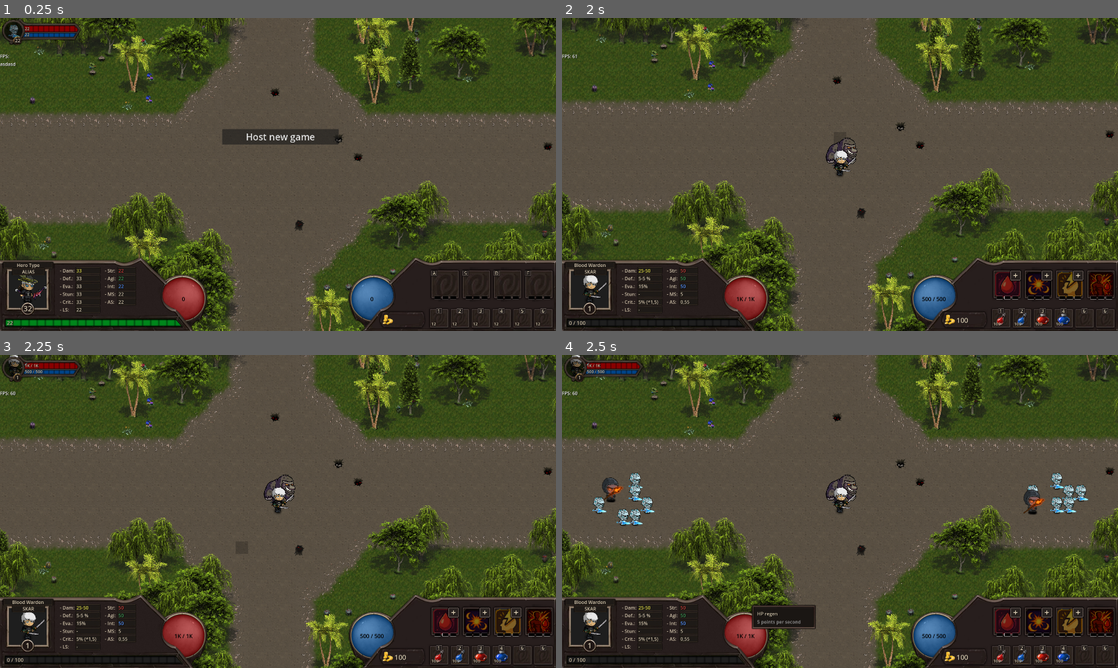
Above: before the commit, frames 1-4 (two rows, left to right).
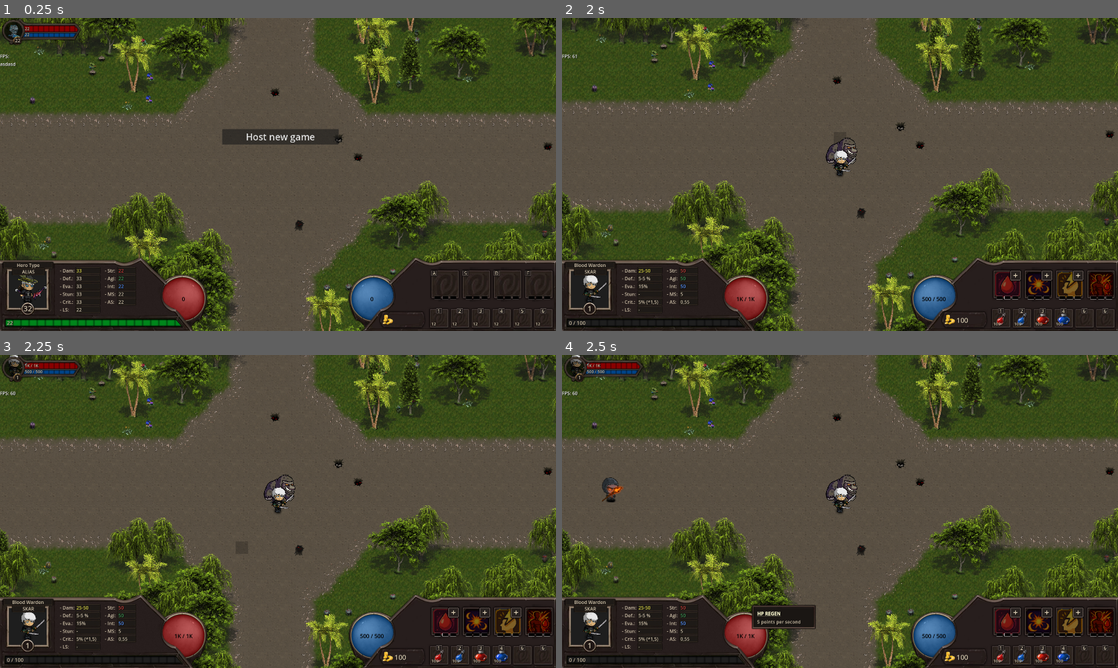
Above: after the commit, the same moments.

Repository: LucasJappert/moomoo-lan-party
Game: Godot game, scene res://scenes/my_main_scene.tscn
The game is run twice, just before and just after one commit, with the same random seed, the same clock (stepped at 60 frames per second) and the same inputs.
Inputs (mouse positions are in pixels of both pictures, inside the frame that each line leads up to):
- Up to frame 1 (0.25 s): no input
- Up to frame 2 (2 s): tap Enter at 0.5 s; drag from (745, 299) to (934, 299) at 0.52 s; click "Host new game" at 1.25 s
- Up to frame 3 (2.25 s): tap Space at 2 s; drag from (278, 505) to (183, 636) at 2.02 s
- Up to frame 4 (2.5 s): no input

Frames 1-3 are identical in both runs. In frame 4, 1.2% of the frame differs, in the area x 5-95%, y 37-87%.

Commit message:
Add information about different levels in skill descriptions

Diff:
--- a/scenes/general_objects/tooltip_scene.tscn
+++ b/scenes/general_objects/tooltip_scene.tscn
@@ -20,22 +20,24 @@
 patch_margin_right = 20
 patch_margin_bottom = 20
 
-[node name="Title" type="Label" parent="Panel"]
+[node name="Title" type="RichTextLabel" parent="Panel"]
 layout_mode = 0
 offset_left = 12.0
 offset_top = 8.0
 offset_right = 191.0
 offset_bottom = 31.0
-theme_override_colors/font_color = Color(0.827451, 0.772549, 0.67451, 1)
+theme_override_colors/default_color = Color(1, 0.984314, 0.819608, 1)
 theme_override_colors/font_shadow_color = Color(0, 0, 0, 1)
+theme_override_font_sizes/normal_font_size = 16
 text = "Title"
 
-[node name="Description" type="Label" parent="Panel"]
+[node name="Description" type="RichTextLabel" parent="Panel"]
 layout_mode = 2
 offset_left = 12.0
 offset_top = 37.0
 offset_right = 189.0
 offset_bottom = 103.0
-theme_override_colors/font_color = Color(0.581033, 0.581033, 0.581033, 1)
+theme_override_colors/default_color = Color(0.827451, 0.772549, 0.67451, 1)
+theme_override_colors/font_shadow_color = Color(0, 0, 0, 1)
 text = "asdad"
 autowrap_mode = 2
--- a/scripts/GUI/skill_slot.gd
+++ b/scripts/GUI/skill_slot.gd
@@ -102,7 +102,7 @@
 
 func _on_mouse_entered():
 	if not skill: return
-	MyTooltip.show_tooltip(skill.item_skill_base[0].my_name, skill.get_description())
+	MyTooltip.show_tooltip(skill.item_skill_base[0].my_name, skill.get_description(false), 20)
 
 func _on_mouse_exited():
 	if not skill: return
--- a/scripts/GUI/slot_item.gd
+++ b/scripts/GUI/slot_item.gd
@@ -40,7 +40,7 @@
 
 func _on_mouse_entered():
 	if not info.item: return
-	MyTooltip.show_tooltip(info.item.my_name, info.item.get_description())
+	MyTooltip.show_tooltip(info.item.my_name, info.item.get_description(false))
 
 func _on_mouse_exited():
 	if not info.item: return
--- a/scripts/controllers/enemies_waves_controller.gd
+++ b/scripts/controllers/enemies_waves_controller.gd
@@ -78,9 +78,9 @@
 			var enemy = _get_enemy(enemy_type, wave_direction, is_boss)
 			enemy.set_current_hp_and_mana()
 
-			# enemy.can_attack = false
+			enemy.can_attack = false
 			GameManager.spawn_enemy(enemy)
-			# return
+			return
 
 static func _get_enemy(enemy_type: String, wave_direction: Vector2, is_boss: bool) -> Enemy:
 	var enemy: Enemy = EnemyFactory.get_enemy_instance(enemy_type)
--- a/scripts/entity/combat_data/combat_data.gd
+++ b/scripts/entity/combat_data/combat_data.gd
@@ -56,7 +56,6 @@
 	effects_helper.subscribe_to_changes(Callable(my_owner(), "update_cache_total_stats"))
 
 	update_cache_total_stats()
-	print("current_hp: ", current_hp, " total hp: ", get_total_hp())
 
 func post_ready_combat_data() -> void:
 	effects_helper.set_my_owner(my_owner())
--- a/scripts/general_objects/my_tooltip.gd
+++ b/scripts/general_objects/my_tooltip.gd
@@ -3,8 +3,8 @@
 extends Control
 
 @onready var _panel: NinePatchRect = $Panel
-@onready var _title: Label = $Panel/Title
-@onready var _description: Label = $Panel/Description
+@onready var _title: RichTextLabel = $Panel/Title
+@onready var _description: RichTextLabel = $Panel/Description
 
 const MARGINS = 20
 const PANEL_WIDTH_IN_TILES: float = 14
@@ -13,7 +13,11 @@
 func _ready() -> void:
 	visible = false
 	_title.position = Vector2(MARGINS, MARGINS)
-	_description.position = Vector2(MARGINS, _title.position.y + _title.get_combined_minimum_size().y + 5)
+	_description.position = Vector2(MARGINS, _title.position.y + _title.get_content_height() + 5)
+	_title.bbcode_enabled = true
+	_description.bbcode_enabled = true
+	_title.autowrap_mode = TextServer.AUTOWRAP_WORD
+	_description.autowrap_mode = TextServer.AUTOWRAP_WORD
 
 
 func _process(_delta):
@@ -22,17 +26,19 @@
 	return
 
 func _show_me(title: String, description: String, width_in_tiles: float = PANEL_WIDTH_IN_TILES) -> void:
-	if width_in_tiles == 0: width_in_tiles = PANEL_WIDTH_IN_TILES
+	var width_in_pixels = width_in_tiles * MapManager.TILE_SIZE_INT
 
-	var width_in_pixels = width_in_tiles * MapManager.TILE_SIZE_INT
-	_title.set_size(Vector2(width_in_pixels - MARGINS * 2, 0))
-	_description.set_size(Vector2(width_in_pixels - MARGINS * 2, 0))
+	_title.clear()
+	_description.clear()
+	_title.append_text("[u][b]" + title.to_upper() + "[/b][/u]")
+	_description.append_text(description)
 
-	_title.text = title
-	_description.text = description
+	var title_height = _title.get_content_height()
+	var description_height = _description.get_content_height()
 
-	var title_height = _title.get_combined_minimum_size().y
-	var description_height = _description.get_combined_minimum_size().y
+	_title.set_size(Vector2(width_in_pixels - MARGINS * 2, title_height))
+	_description.set_size(Vector2(width_in_pixels - MARGINS * 2, description_height))
+
 	_panel.set_size(Vector2(width_in_pixels, title_height + description_height + MARGINS * 2))
 
 	visible = true
@@ -72,7 +78,7 @@
 
 	global_position = final_pos
 
-static func show_tooltip(title: String, text: String, width_in_tiles: float = 0.0) -> void:
+static func show_tooltip(title: String, text: String, width_in_tiles: float = PANEL_WIDTH_IN_TILES) -> void:
 	GameManager.my_main.gui_scene.my_tooltip._show_me(title, text, width_in_tiles)
 static func hide_tooltip() -> void:
 	GameManager.my_main.gui_scene.my_tooltip._hide_me()
--- a/scripts/models/item.gd
+++ b/scripts/models/item.gd
@@ -126,8 +126,8 @@
 
 	return _ITEMS[_item_name]
 
-func get_description() -> String:
-	var result = super.get_description()
+func get_description(include_stats_description: bool = true) -> String:
+	var result = super.get_description(include_stats_description)
 
 	if cost > 0:
 		result += str("- Cost: ", cost, "\n")
--- a/scripts/models/item_skill_base.gd
+++ b/scripts/models/item_skill_base.gd
@@ -25,15 +25,12 @@
 func set_last_used_time() -> void:
 	_last_used_time = Time.get_ticks_msec() / 1000.0
 
-func get_description() -> String:
+func get_description(include_stats_description: bool = true) -> String:
 	var result = ""
 
 	if description: result += description + "\n"
 
-	result += stats.get_description()
-
-	if stats.mana > 0:
-		result += str("- Mana: ", stats.mana, "\n")
+	if include_stats_description: result += stats.get_description()
 
 	if mana_cost > 0:
 		result += str("- Mana cost: ", mana_cost, "\n")
--- a/scripts/models/skill.gd
+++ b/scripts/models/skill.gd
@@ -91,8 +91,14 @@
 func get_max_targets() -> int:
 	return get_learned_skill().max_targets
 
-func get_description() -> String:
-	var result = get_safe_learned_skill().get_description()
+func get_description(include_stats_description: bool = true) -> String:
+	# var result = get_safe_learned_skill().get_description()
+	var result = ""
+
+	var tag_color_1 = "[color=#D3C5AC]"; var tag_color_2 = "[color=#605A4F]";
+	for index in range(item_skill_base.size()):
+		var color = tag_color_1 if index + 1 == learned_level else tag_color_2
+		result += color + "- [u]Level " + str(index + 1) + ":[/u] " + item_skill_base[index].get_description(include_stats_description) + "[/color]"
 
 	return result
 
Not shown, changed: TODO.md
